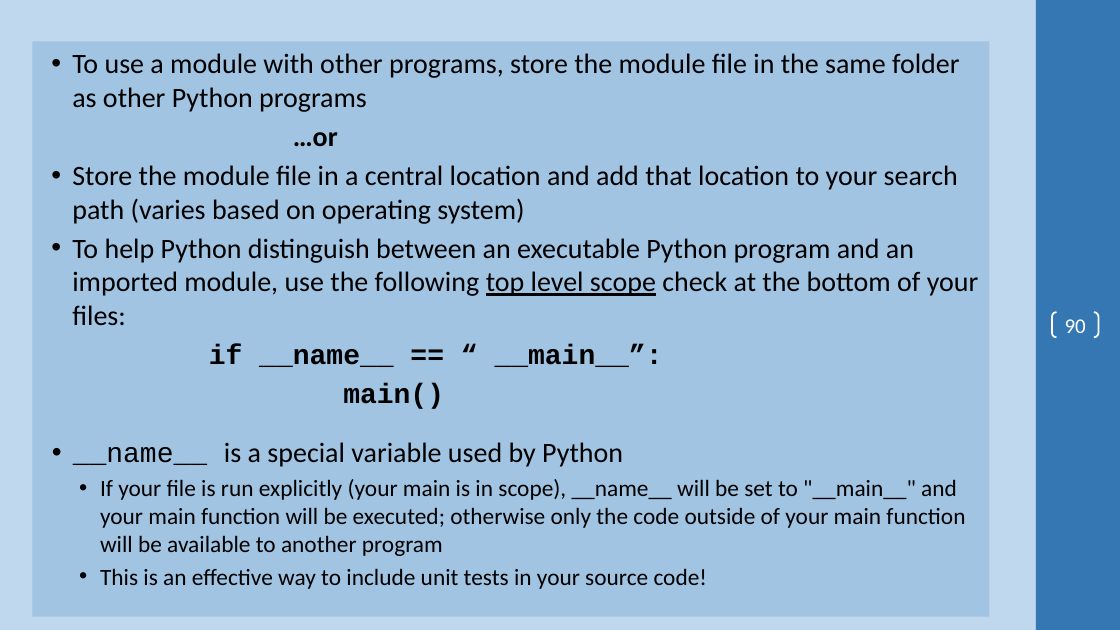
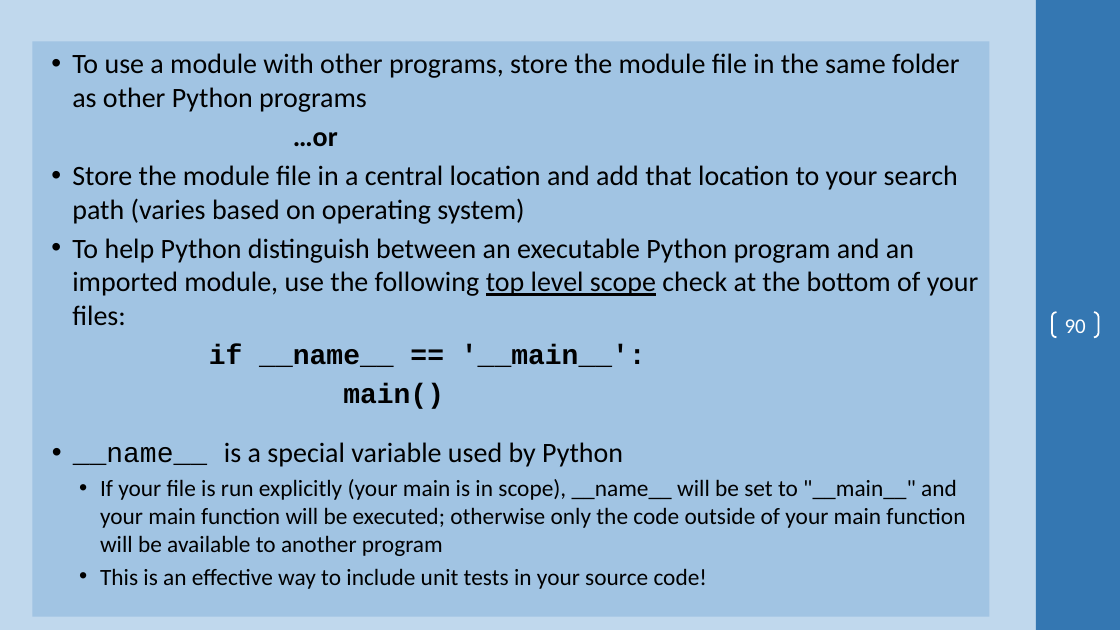
Before and after one commit to ProfSingletary/2023SpringNetworkScripting5Fridays, a slide deck: slide 90 of Day2.pptx. Drawn at 1120x630 pixels with LibreOffice and Linux fonts; fonts in the diff are those of the drawing; background and template pictures are left out. Boxes give left, top, right and bottom in pixels: in the first picture for what was removed or moved away, otherwise in the second. Text is boxed around its words. In the diff, an @@ line names an element or a change of style, - is before the commit and + after.

```diff
--- a/Day2.pptx
+++ b/Day2.pptx
@@ text at (x1=209, y1=344, x2=646, y2=367): text changed @@
-if __name__ == “ __main__”:
+if __name__ == '__main__':
```
Also in this commit, not shown: 11 other slides changed, 2 other files.
